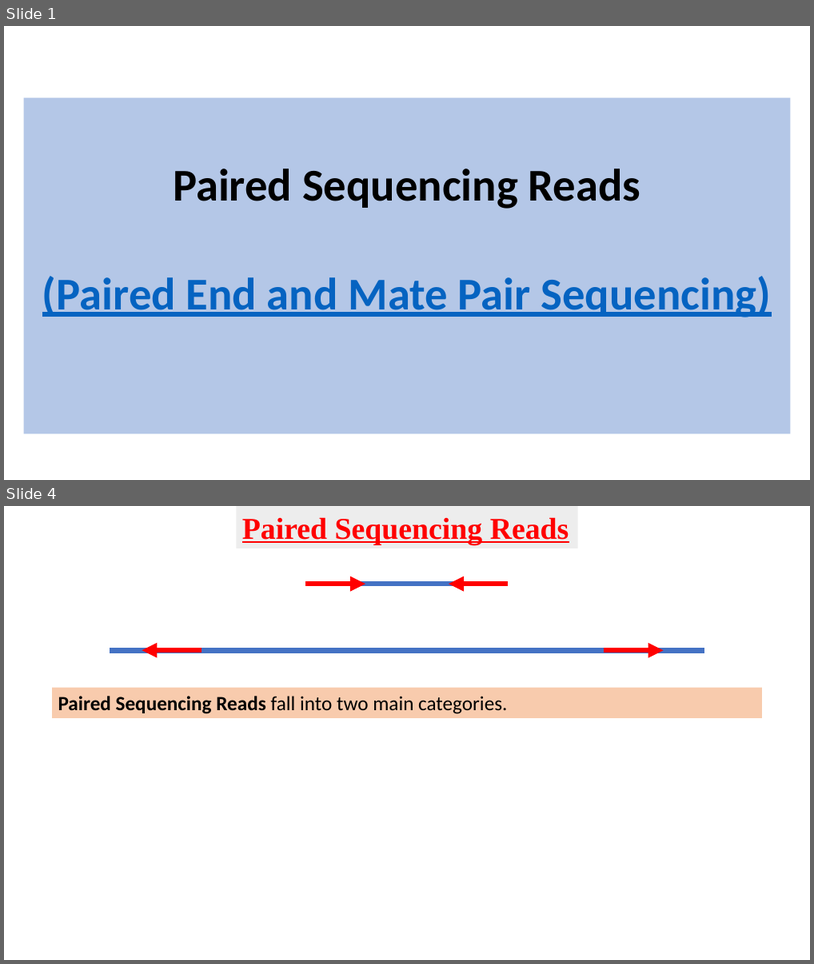
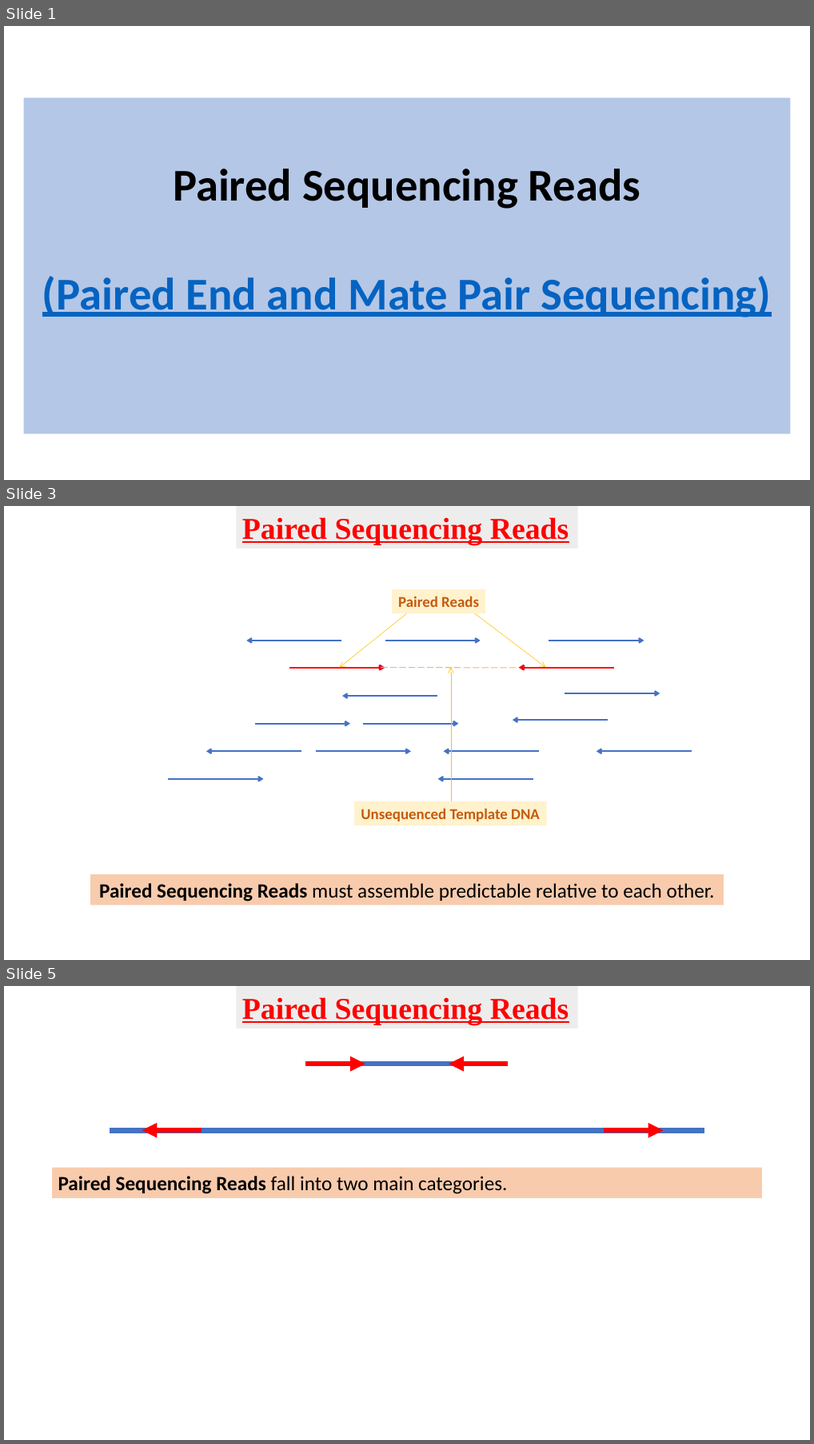
Before and after one commit to BioinformaticsTraining/Introduction-to-Bioinformatics, a slide deck: Flip Presentations/NGS_Intro/BAM_CIGAR/BAM_CIGAR.pptx. Shown one above the other, each under a label of ours: slides 1 and 4 before the commit, slides 1, 3 and 5 after it; the slides between them are not shown. The pictures are 814x964 and 814x1444 pixels, drawn with LibreOffice and Linux fonts; fonts in the diff are those of the drawing. Boxes give left, top, right and bottom in pixels: in the first picture for what was removed or moved away, otherwise in the second. Text is boxed around its words. In the diff, an @@ line names an element or a change of style, - is before the commit and + after.

```diff
--- a/Flip Presentations/NGS_Intro/BAM_CIGAR/BAM_CIGAR.pptx
+++ b/Flip Presentations/NGS_Intro/BAM_CIGAR/BAM_CIGAR.pptx
@@ slide 3 added at (4,506,810,960), background #FFFFFF @@
@@ rectangle added at (236,506,578,548), fill #EDEDED, 36 pt, text #FF0000, bold, underline @@
+Paired Sequencing Reads
@@ rectangle added at (392,589,486,613), fill #FFF2CC, 18 pt, text #C55A11, bold @@
+Paired Reads
@@ arrow added from (407, 613) to (340, 668), #FFC000 0.5 pt @@
@@ arrow added from (474, 612) to (546, 667), #FFC000 0.5 pt @@
@@ arrow added from (342, 640) to (246, 640), #4472C4 2 pt @@
@@ arrow added from (386, 640) to (481, 640), #4472C4 2 pt @@
@@ arrow added from (549, 640) to (645, 640), #4472C4 2 pt @@
@@ arrow added from (290, 668) to (385, 668), #FF0000 2 pt @@
@@ arrow added from (290, 668) to (386, 668), #4472C4 2 pt @@
@@ line added from (382, 668) to (519, 668), #F4B183 1 pt dashed @@
@@ arrow added from (451, 801) to (451, 668), #FFC000 0.5 pt @@
@@ arrow added from (614, 668) to (519, 668), #4472C4 2 pt @@
@@ arrow added from (614, 668) to (519, 668), #FF0000 2 pt @@
@@ arrow added from (438, 696) to (342, 696), #4472C4 2 pt @@
@@ arrow added from (566, 693) to (660, 693), #4472C4 2 pt @@
@@ arrow added from (608, 720) to (513, 720), #4472C4 2 pt @@
@@ arrow added from (255, 723) to (350, 723), #4472C4 2 pt @@
@@ arrow added from (363, 723) to (459, 723), #4472C4 2 pt @@
@@ arrow added from (302, 751) to (206, 751), #4472C4 2 pt @@
@@ arrow added from (316, 751) to (411, 751), #4472C4 2 pt @@
@@ arrow added from (538, 751) to (444, 751), #4472C4 2 pt @@
@@ arrow added from (692, 751) to (597, 751), #4472C4 2 pt @@
@@ arrow added from (169, 779) to (263, 779), #4472C4 2 pt @@
@@ arrow added from (534, 779) to (438, 779), #4472C4 2 pt @@
@@ rectangle added at (354,801,546,825), fill #FFF2CC, 18 pt, text #C55A11, bold @@
+Unsequenced Template DNA
@@ rectangle added at (90,875,725,904), fill #F8CBAD, 24 pt, text #000000 @@
+Paired Sequencing Reads must assemble predictable relative to each other.
@@ what was slide 4 is now slide 5 @@
```
Also in this commit, not shown: 2 slides changed.
